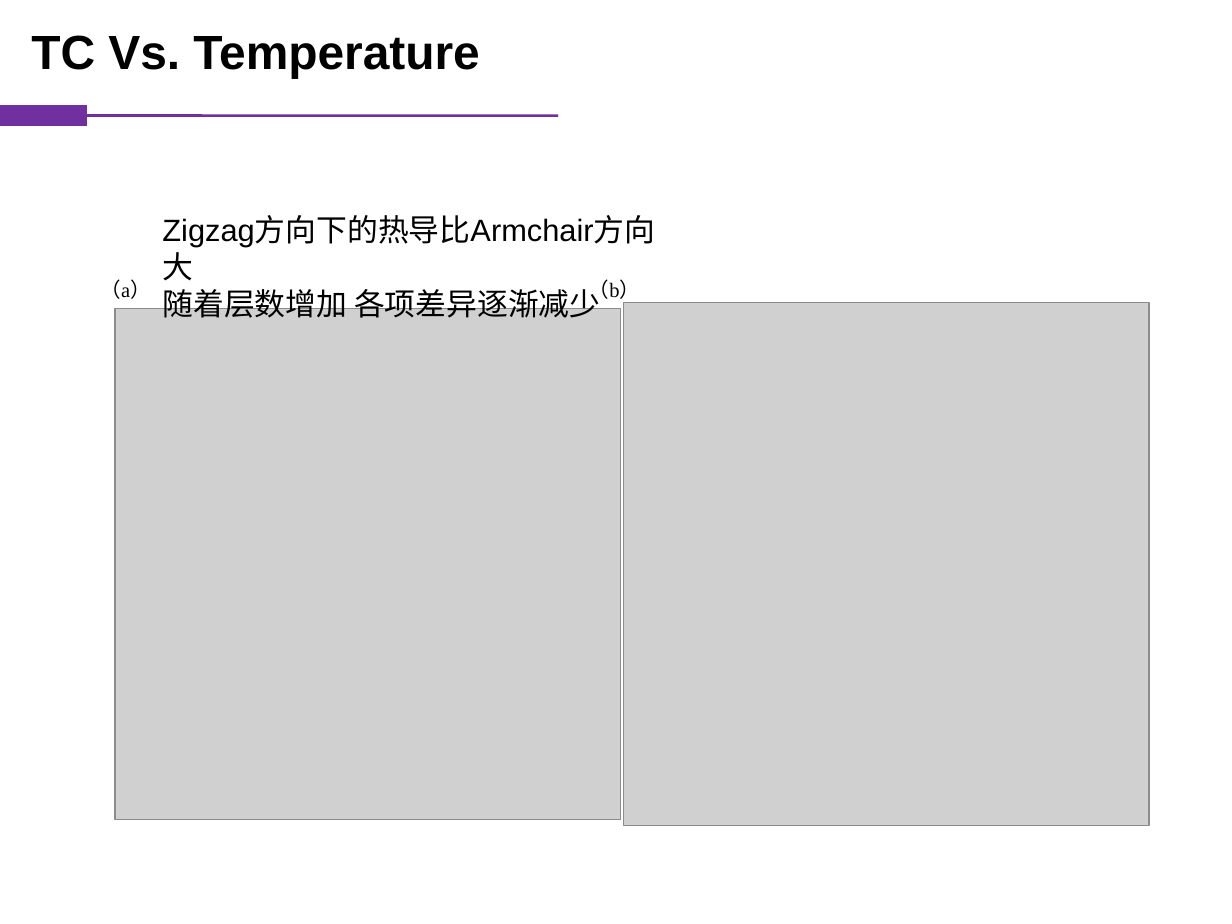
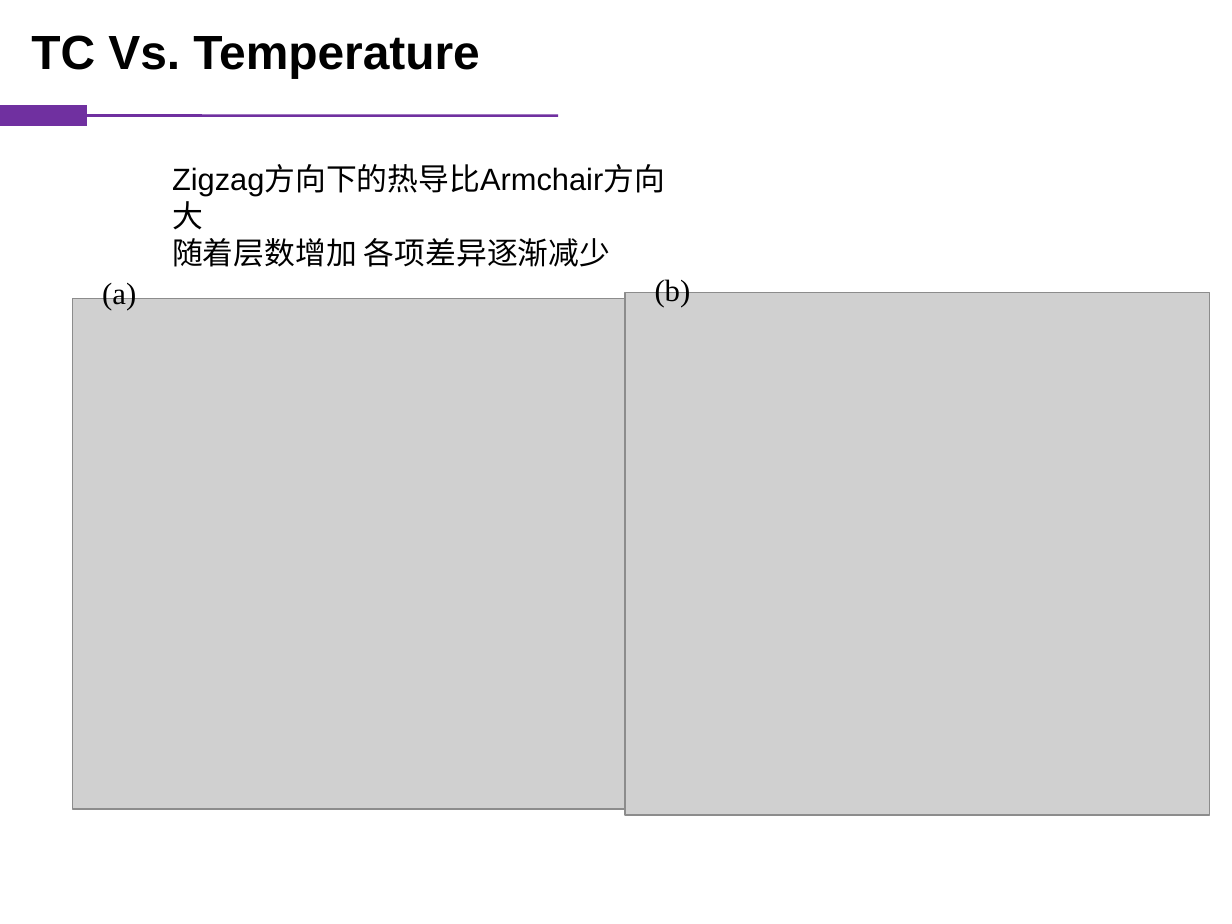
Before and after one commit to vanceeasleaf/paper_multisi, a slide deck: slide 6 of paper.pptx. Drawn at 1232x924 pixels with LibreOffice and Linux fonts; fonts in the diff are those of the drawing; grey boxes stand for pictures. Boxes give left, top, right and bottom in pixels: in the first picture for what was removed or moved away, otherwise in the second. Text is boxed around its words. In the diff, an @@ line names an element or a change of style, - is before the commit and + after.

```diff
--- a/paper.pptx
+++ b/paper.pptx
@@ text "Zigzag方向下的热导比Armchair方向大" rewrapped from (x1=162, y1=284, x2=600, y2=318) to (x1=172, y1=238, x2=610, y2=267) @@
@@ picture resized from (x1=115, y1=309, x2=620, y2=821) to (x1=73, y1=298, x2=657, y2=809) @@
@@ text at (x1=102, y1=280, x2=136, y2=310): text changed; size 12 to 18 pt @@
-（a）
+(a)
@@ picture resized from (x1=623, y1=303, x2=1148, y2=825) to (x1=625, y1=292, x2=1209, y2=814) @@
@@ text at (x1=655, y1=277, x2=691, y2=307): text changed; size 12 to 18 pt @@
-（b）
+(b)
```
Also in this commit, not shown: 1 other file.
